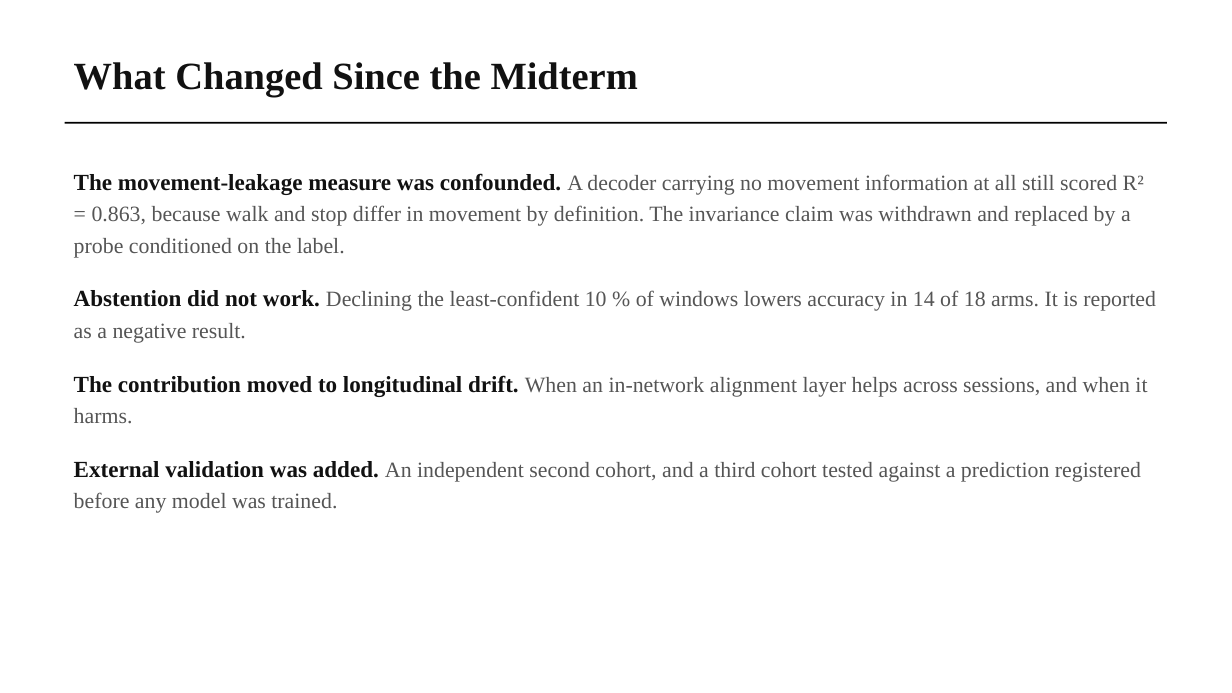
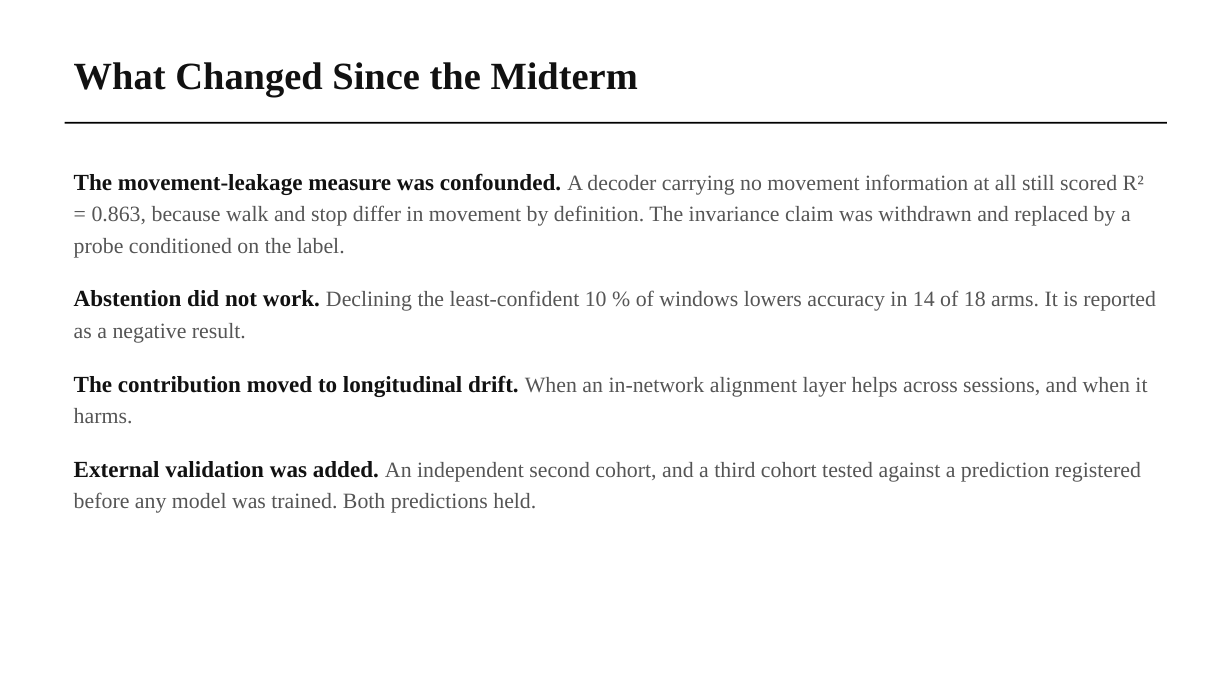
Before and after one commit to wshuv-o/calmnet, a slide deck: slide 2 of presentation/Updated_manuscript_presentation.pptx. Drawn at 1232x693 pixels with LibreOffice and Linux fonts; fonts in the diff are those of the drawing. Boxes give left, top, right and bottom in pixels: in the first picture for what was removed or moved away, otherwise in the second. Text is boxed around its words. In the diff, an @@ line names an element or a change of style, - is before the commit and + after.

```diff
--- a/presentation/Updated_manuscript_presentation.pptx
+++ b/presentation/Updated_manuscript_presentation.pptx
@@ text at [74, 461, 1141, 513]: text changed @@
-External validation was added. An independent second cohort, and a third cohort tested against a prediction registered before any model was trained.
+External validation was added. An independent second cohort, and a third cohort tested against a prediction registered before any model was trained. Both predictions held.
```
Also in this commit, not shown: 1 other slide changed, 1 other file.
